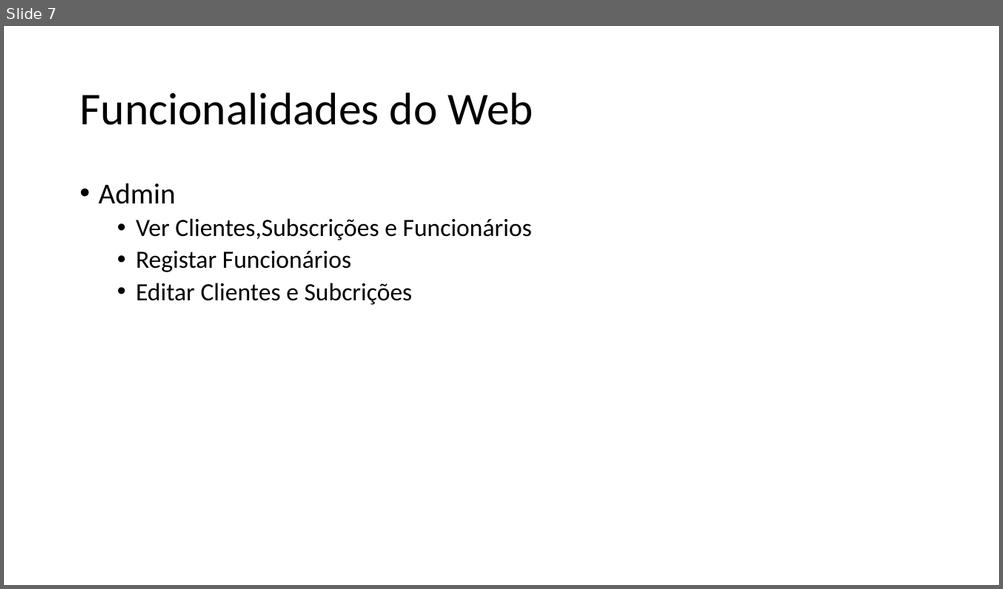
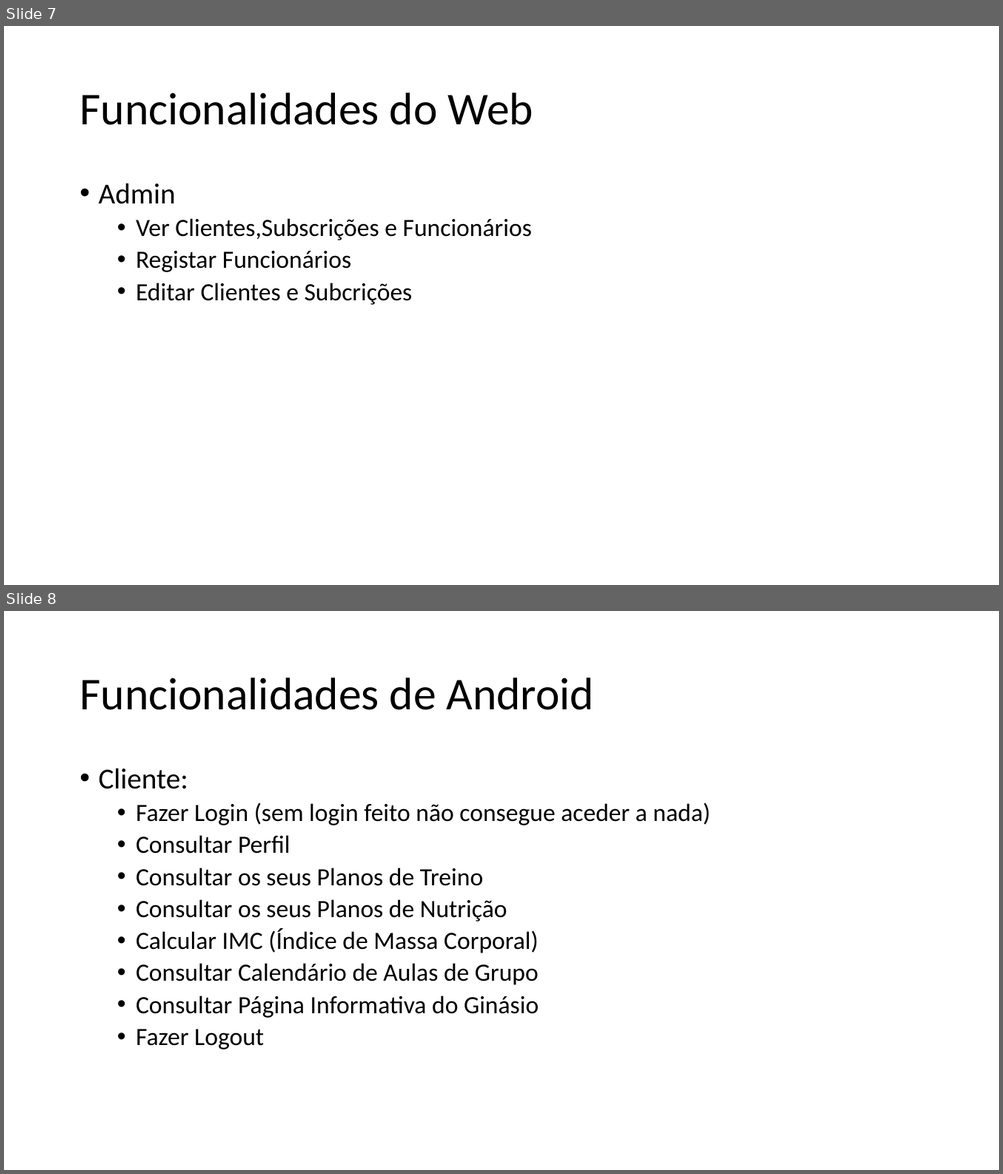
Before and after one commit to jasonmendes1/ProjetoAndroid, a slide deck: Fitness League.pptx. Shown one above the other, each under a label of ours: slide 7 before the commit, slides 7 and 8 after it. The pictures are 1003x589 and 1003x1174 pixels, drawn with LibreOffice and Linux fonts; fonts in the diff are those of the drawing. Boxes give left, top, right and bottom in pixels: in the first picture for what was removed or moved away, otherwise in the second. Text is boxed around its words. In the diff, an @@ line names an element or a change of style, - is before the commit and + after.

Commit message:
Funcionalidades de android + Idenficacao

```diff
--- a/Fitness League.pptx
+++ b/Fitness League.pptx
@@ slide 8 added at (x1=4, y1=611, x2=999, y2=1170), background #FFFFFF @@
@@ title added at (x1=79, y1=678, x2=595, y2=710), 44 pt, text #000000 @@
+Funcionalidades de Android
@@ text added at (x1=99, y1=768, x2=711, y2=1050), 24 pt, text #000000 @@
+• Cliente:
+  • Fazer Login (sem login feito não consegue aceder a nada)
+  • Consultar Perfil
+  • Consultar os seus Planos de Treino
+  • Consultar os seus Planos de Nutrição
+  • Calcular IMC (Índice de Massa Corporal)
+  • Consultar Calendário de Aulas de Grupo
+  • Consultar Página Informativa do Ginásio
+  • Fazer Logout
```
Also in this commit, not shown: 2 slides changed, 1 other slide added, 1 slide removed.
